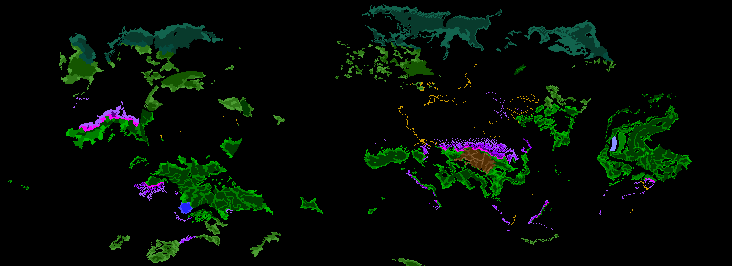
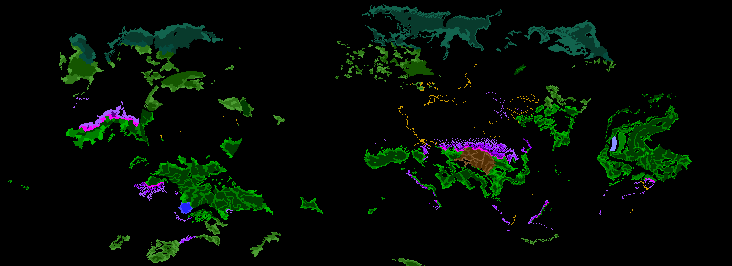
The second 732px x 266px image is a revision of the first. Changes to its layers:
added layer "1" above "trees.bmp #1" over [395, 51, 400, 58]
painted on "trees.bmp" over [403, 45, 494, 175]
